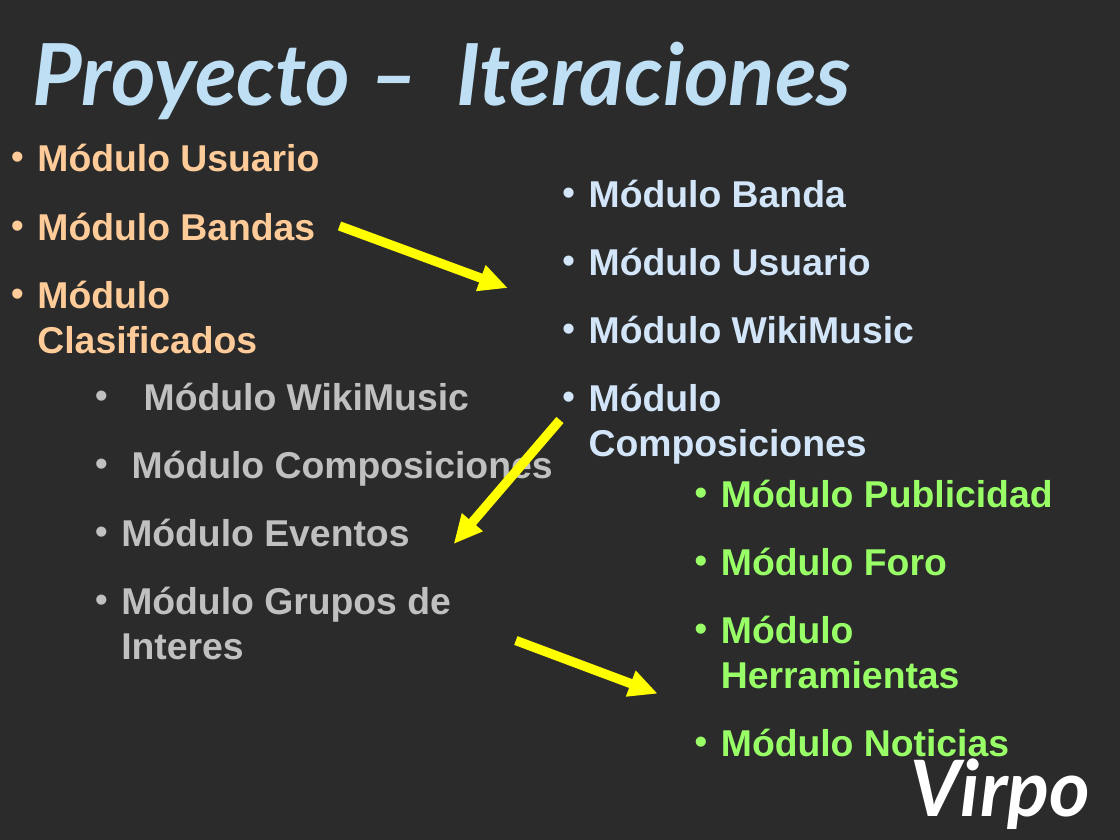
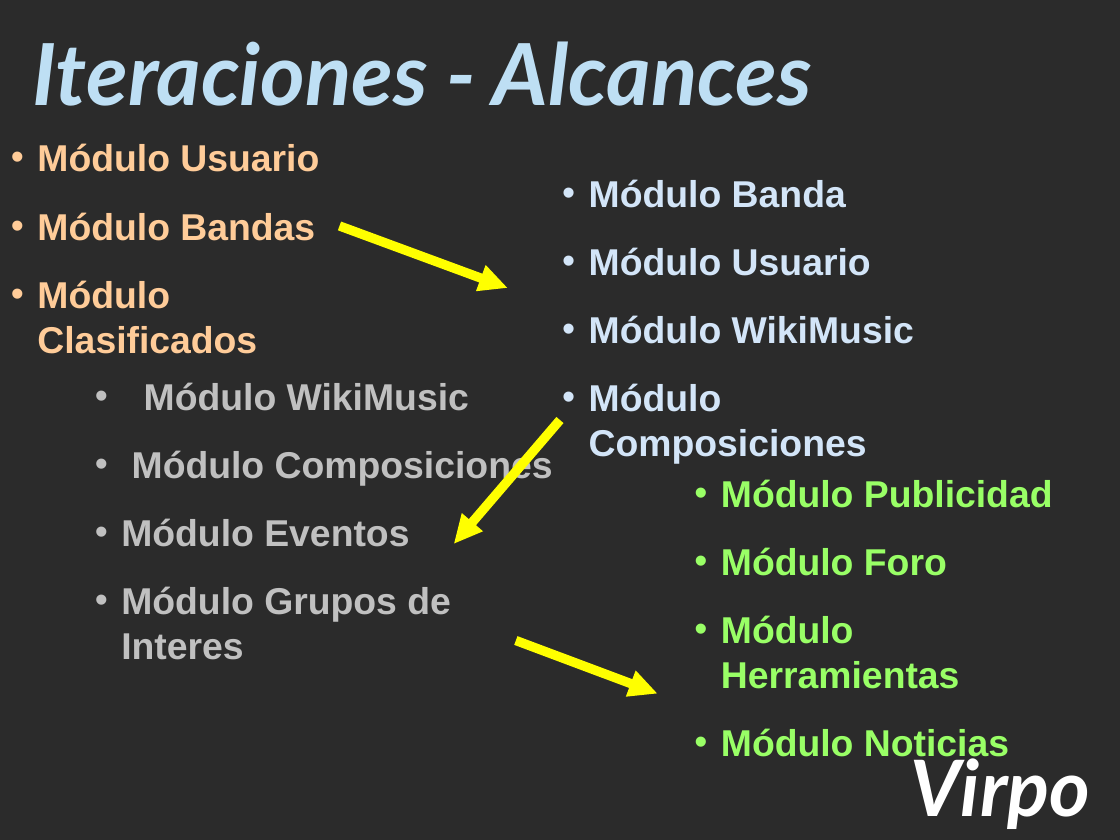
Before and after one commit to matiacc/virpo, a slide deck: slide 9 of Virpo Google/Documentacion/Virpo Iteracion Final.ppt. Drawn at 1120x840 pixels with LibreOffice and Linux fonts; fonts in the diff are those of the drawing; background and template pictures are left out; a plain dark background stands for a picture behind light text. Boxes give left, top, right and bottom in pixels: in the first picture for what was removed or moved away, otherwise in the second. Text is boxed around its words. In the diff, an @@ line names an element or a change of style, - is before the commit and + after.

```diff
--- a/Virpo Google/Documentacion/Virpo Iteracion Final.ppt
+++ b/Virpo Google/Documentacion/Virpo Iteracion Final.ppt
@@ text at (x1=33, y1=41, x2=812, y2=106): text changed @@
-Proyecto – Iteraciones
+Iteraciones - Alcances
```
Also in this commit, not shown: 1 other slide changed.
